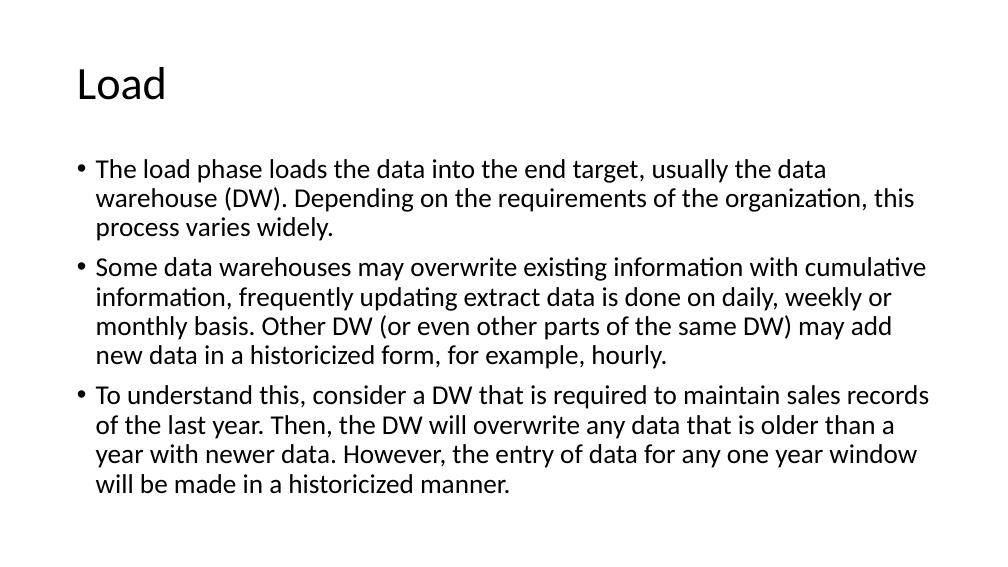
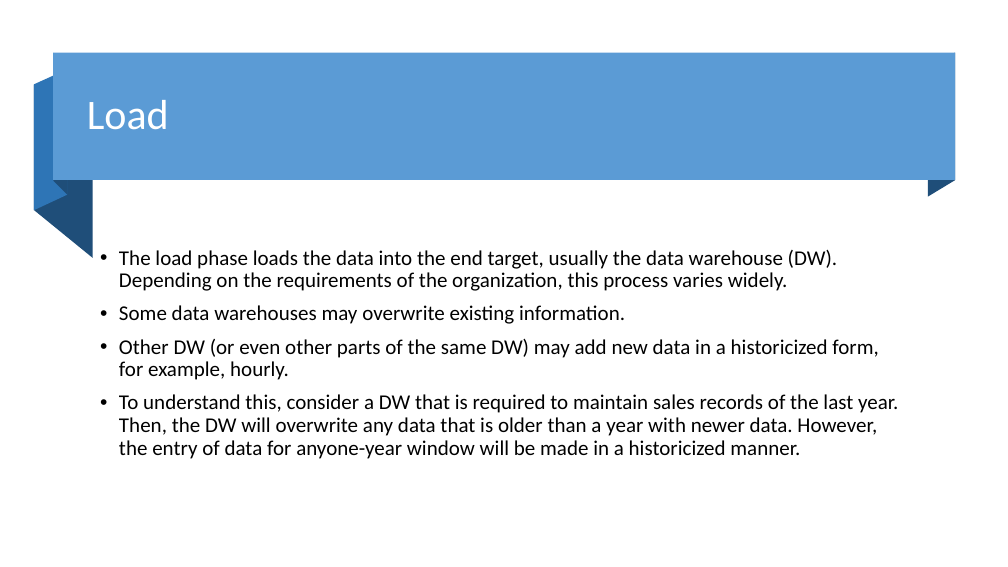
Before and after one commit to Daudsarfraz/CS4048-Data-Scienc, a slide deck: slide 7 of Slides/07_ETL.pptx (slide 8 before the commit). Drawn at 1008x567 pixels with LibreOffice and Linux fonts; fonts in the diff are those of the drawing. Boxes give left, top, right and bottom in pixels: in the first picture for what was removed or moved away, otherwise in the second. Text is boxed around its words. In the diff, an @@ line names an element or a change of style, - is before the commit and + after.

```diff
--- a/Slides/07_ETL.pptx
+++ b/Slides/07_ETL.pptx
@@ rectangle added at <box>53,53,955,181</box>, fill #5B9BD5 @@
@@ freeform shape added at <box>54,53,67,194</box>, fill #1F4E79 @@
@@ freeform shape added at <box>928,53,955,197</box>, fill #1F4E79 @@
@@ freeform shape added at <box>34,85,93,258</box>, fill #1F4E79 @@
@@ freeform shape added at <box>34,70,67,211</box>, fill #2E75B6 @@
@@ title "Load": place and size @@
-title "Load" at <box>77,67,167,100</box>
+title "Load" at <box>87,100,169,130</box>
@@ title "Load" at <box>87,100,169,130</box>: size 44 to 40 pt, text colour #000000 to #FFFFFF @@
@@ text "The load phase loads the ...": place and size @@
-text "The load phase loads the ..." at <box>96,159,929,494</box>
+text "The load phase loads the ..." at <box>119,250,898,459</box>
@@ text "The load phase loads the ..." at <box>119,250,898,459</box>: vertical alignment top to middle @@
@@ text at <box>119,250,838,291</box>: size 25.9 to 20 pt in "The load phase loads the data into ..." @@
@@ text at <box>119,305,898,459</box>: text changed; size 25.9 to 20 pt @@
-• Some data warehouses may overwrite existing information with cumulative information, frequently updating extract data is done on daily, weekly or monthly basis. Other DW (or even other parts of the same DW) may add new data in a historicized form, for example, hourly.
-• To understand this, consider a DW that is required to maintain sales records of the last year. Then, the DW will overwrite any data that is older than a year with newer data. However, the entry of data for any one year window will be made in a historicized manner.
+• Some data warehouses may overwrite existing information.
+• Other DW (or even other parts of the same DW) may add new data in a historicized form, for example, hourly.
+• To understand this, consider a DW that is required to maintain sales records of the last year. Then, the DW will overwrite any data that is older than a year with newer data. However, the entry of data for anyone-year window will be made in a historicized manner.
```
Also in this commit, not shown: 27 other slides changed, 2 slides added, 3 slides removed, 9 other files.
